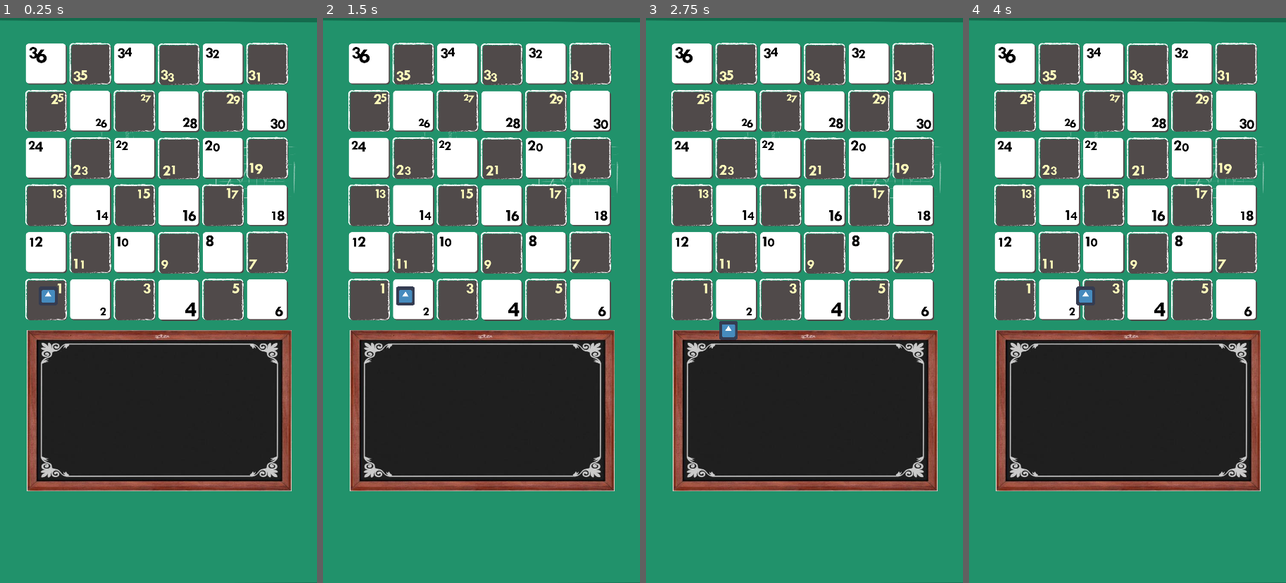
Above: before the commit, frames 1-4 (left to right).
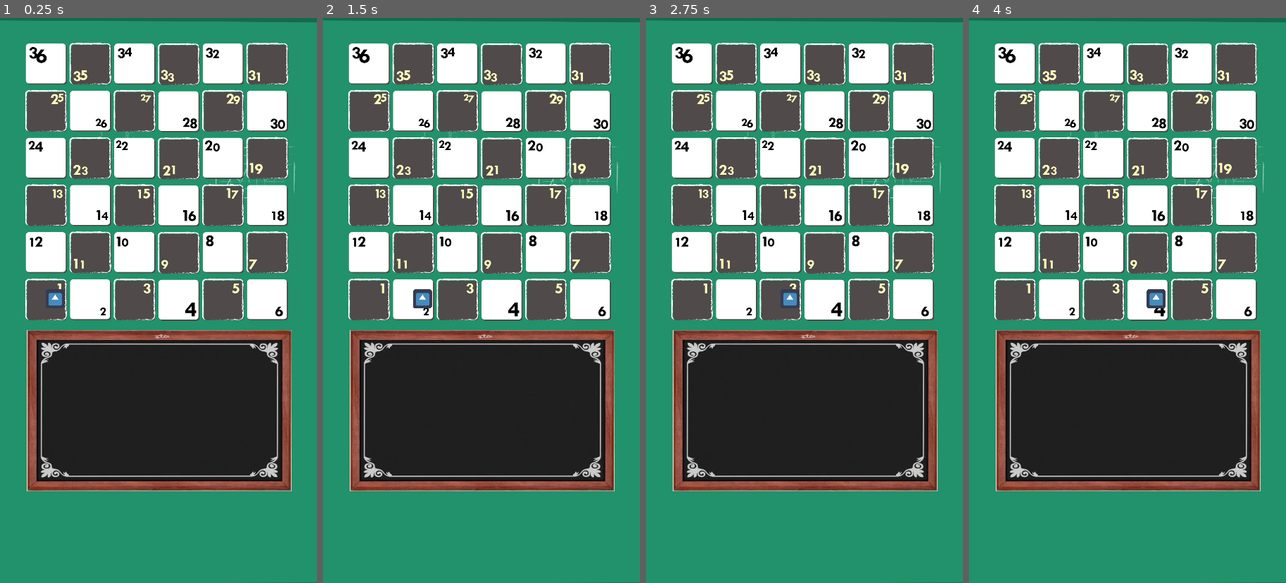
Above: after the commit, the same moments.

Repository: Wildrimak/the-math
Game: Godot game, scene res://scenes/raiz.tscn
The game is run twice, just before and just after one commit, with the same random seed, the same clock (stepped at 60 frames per second) and the same inputs. The engine's default icon, where the game draws it, is replaced by a stand-in: a white triangle on a blue panel in a dark square.
Inputs:
- Up to frame 1 (0.25 s): no input
- Up to frame 2 (1.5 s): hold Right (ui_right) 0.53-1.28 s; hold Down (ui_down) from 1.28 s (still down)
- Up to frame 3 (2.75 s): release Down (ui_down) at 2.03 s; hold Right (ui_right) from 2.03 s (still down)
- Up to frame 4 (4 s): release Right (ui_right) at 2.78 s; hold Up (ui_up) 2.78-3.53 s; hold Left (ui_left) from 3.53 s (still down)

The runs differ from the first frame. In frame 1, 0.3% of the frame differs, in the area x 12-21%, y 47-52%; in frame 2, 0.4%; in frame 3, 0.4%, in the area x 23-49%, y 48-57%; in frame 4, 0.4%.

Commit message:
apk gerado

Diff:
--- a/scenes/player.gd
+++ b/scenes/player.gd
@@ -1,8 +1,13 @@
 extends Node2D
 
-var speed = 7000
+var speed = 121
 var pos_inicial
 var pos_final
+
+var can_inf_dir = 172
+var can_inf_esq = 900
+var can_sup_dir
+var can_sup_esq
 
 func _ready():
     set_process(true)
@@ -12,13 +17,34 @@
 func _process(delta):
 	var move = Vector2()
 
-	if Input.is_action_just_released("ui_up"):
-		move.y = -speed
-	elif Input.is_action_just_released("ui_down"):
-		move.y = speed
-	elif Input.is_action_just_released("ui_right"):
+	if pos_inicial:
+		pass
 		move.x = speed
-	elif Input.is_action_just_released("ui_left"):
+
+	if position.x >= 900:
+		pos_inicial = false
+		pos_final = true
+
+	if pos_final:
+		pass
 		move.x = -speed
 
-	position += move * delta
+
+	if position.x <= 172:
+		pos_inicial = true
+		pos_final = false
+
+
+	if Input.is_action_just_released("ui_up"):
+		position -= move * delta
+	elif Input.is_action_just_released("ui_down"):
+		position += move * delta
+	elif Input.is_action_just_released("ui_right"):
+		move.x = +speed
+		position += move * delta
+	elif Input.is_action_just_released  ("ui_left"):
+		move.x = -speed
+		position -= move * delta
+	else:
+		position += move * delta
+	print(position)
--- /dev/null
+++ b/scenes/quadro_escuro.gd
@@ -0,0 +1,13 @@
+extends Sprite
+
+# Declare member variables here. Examples:
+# var a = 2
+# var b = "text"
+
+# Called when the node enters the scene tree for the first time.
+func _ready():
+	pass # Replace with function body.
+
+# Called every frame. 'delta' is the elapsed time since the previous frame.
+#func _process(delta):
+#	pass
--- a/scenes/raiz.tscn
+++ b/scenes/raiz.tscn
@@ -1,11 +1,12 @@
-[gd_scene load_steps=7 format=2]
+[gd_scene load_steps=8 format=2]
 
 [ext_resource path="res://images/tela_fundo.png" type="Texture" id=1]
 [ext_resource path="res://scenes/tela_fundo.gd" type="Script" id=2]
 [ext_resource path="res://scenes/tabuleiro.tscn" type="PackedScene" id=3]
 [ext_resource path="res://images/dark-square.jpg" type="Texture" id=4]
-[ext_resource path="res://icon.png" type="Texture" id=5]
-[ext_resource path="res://scenes/player.gd" type="Script" id=6]
+[ext_resource path="res://scenes/quadro_escuro.gd" type="Script" id=5]
+[ext_resource path="res://icon.png" type="Texture" id=6]
+[ext_resource path="res://scenes/player.gd" type="Script" id=7]
 
 [node name="raiz" type="Node2D"]
 
@@ -22,8 +23,9 @@
 position = Vector2( 542.242, 1334.47 )
 scale = Vector2( 1.45802, 1.32221 )
 texture = ExtResource( 4 )
+script = ExtResource( 5 )
 
 [node name="player" type="Sprite" parent="."]
-position = Vector2( 163.988, 944.556 )
-texture = ExtResource( 5 )
-script = ExtResource( 6 )
+position = Vector2( 157.397, 954.641 )
+texture = ExtResource( 6 )
+script = ExtResource( 7 )
Not shown, added: export_presets.cfg
Not shown, added: TheMath.apk
